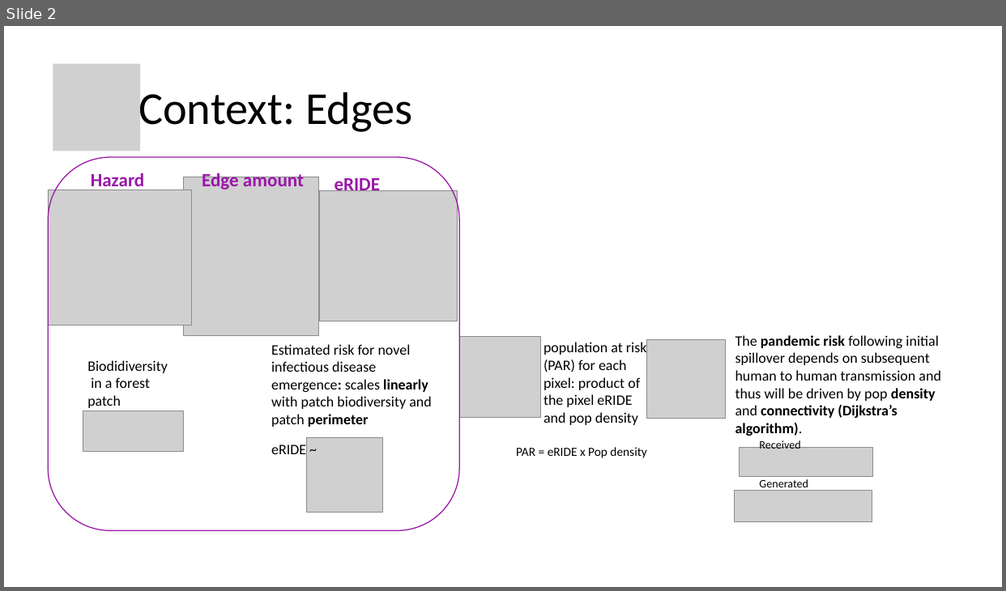
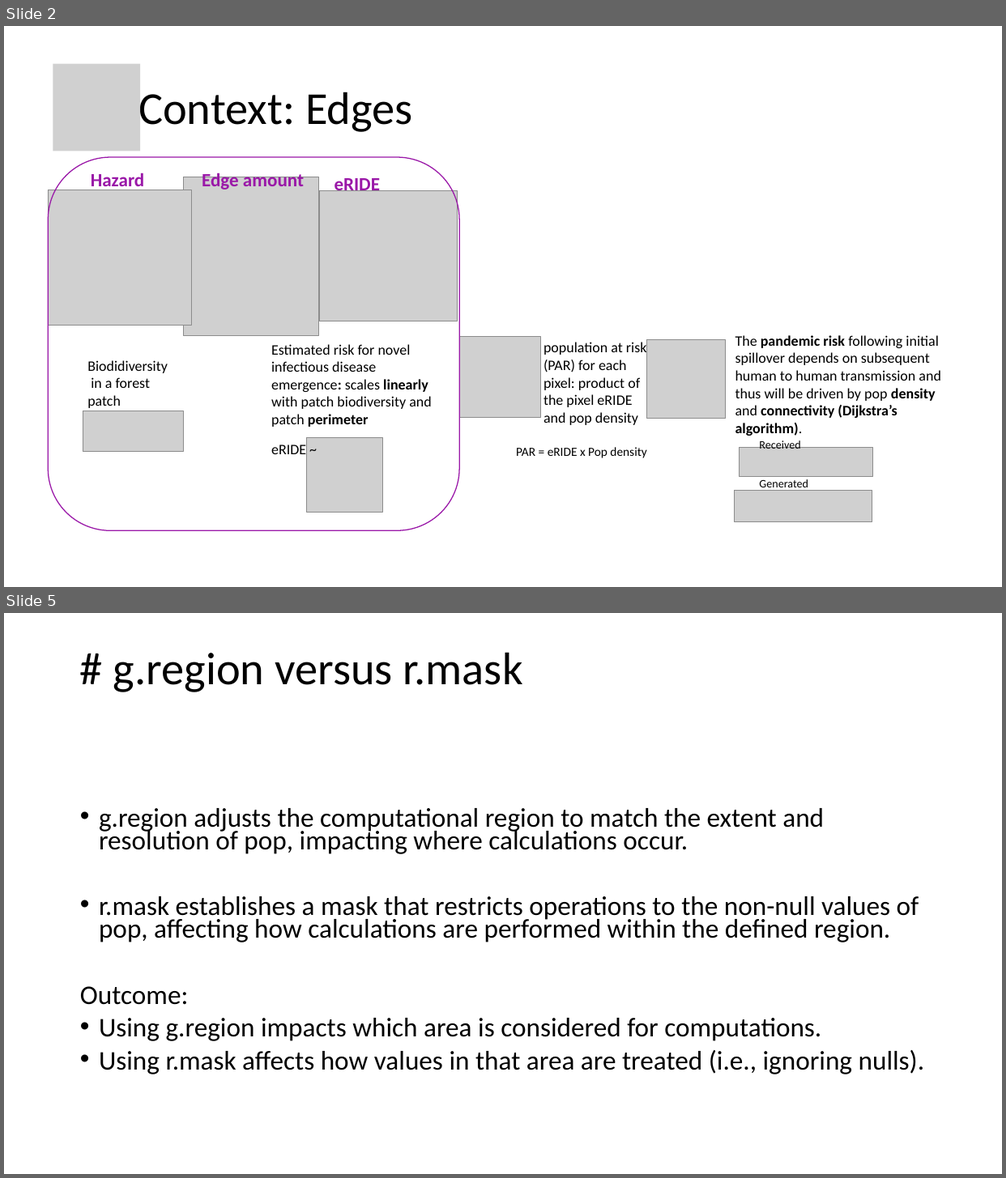
Before and after one commit to renatamuy/eride, a slide deck: workflow/eride_global_dev.pptx. Shown one above the other, each under a label of ours: slide 2 before the commit, slides 2 and 5 after it; the slides between them are not shown. The pictures are 1006x591 and 1006x1178 pixels, drawn with LibreOffice and Linux fonts; fonts in the diff are those of the drawing; grey boxes stand for pictures. Boxes give left, top, right and bottom in pixels: in the first picture for what was removed or moved away, otherwise in the second. Text is boxed around its words. In the diff, an @@ line names an element or a change of style, - is before the commit and + after.

```diff
--- a/workflow/eride_global_dev.pptx
+++ b/workflow/eride_global_dev.pptx
@@ slide 5 added at box(4, 613, 1002, 1174), background #FFFFFF @@
@@ title added at box(113, 652, 523, 692), 44 pt, text #000000 @@
+# g.region versus r.mask
@@ text added at box(80, 808, 925, 1075), 25.9 pt, text #000000 @@
+• g.region adjusts the computational region to match the extent and resolution of pop, impacting where calculations occur.
+• r.mask establishes a mask that restricts operations to the non-null values of pop, affecting how calculations are performed within the defined region.
+Outcome:
+• Using g.region impacts which area is considered for computations.
+• Using r.mask affects how values in that area are treated (i.e., ignoring nulls).
```
Also in this commit, not shown: 2 slides changed, 1 other slide added, 2 other files.
